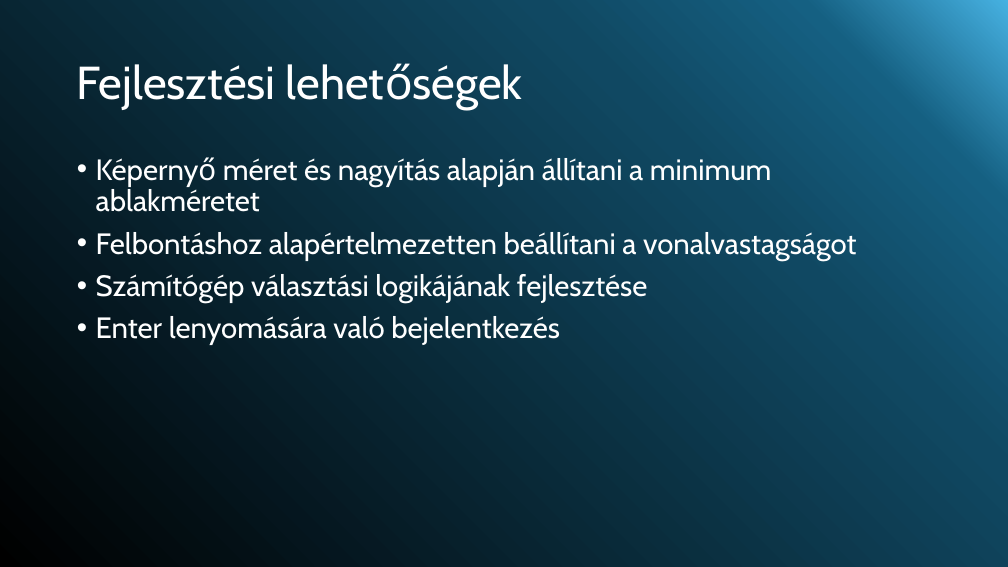
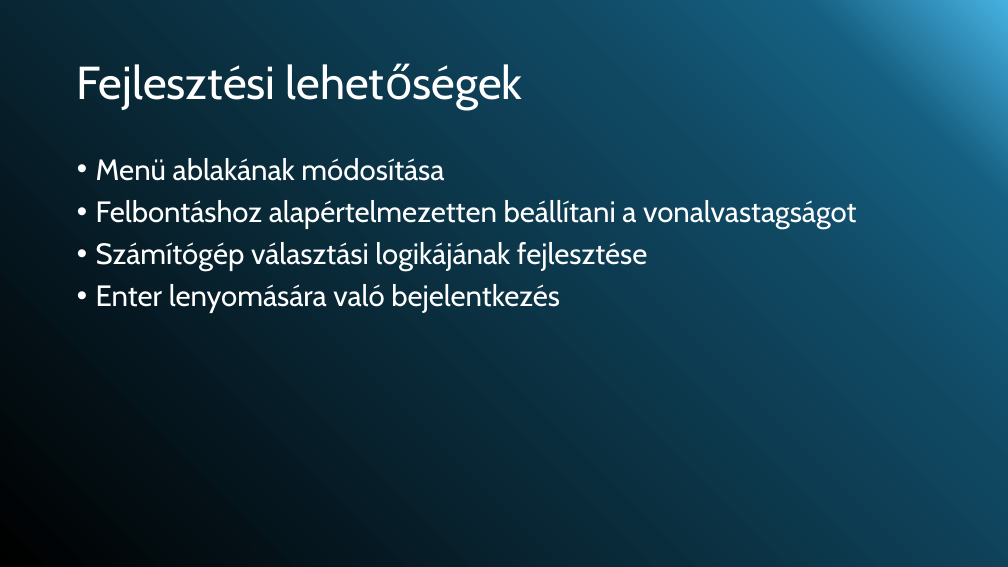
Before and after one commit to dvd2001/HaladoCSharp, a slide deck: slide 4 of HaladoC#Demo.pptx. Drawn at 1008x567 pixels with LibreOffice and Linux fonts; fonts in the diff are those of the drawing. Boxes give left, top, right and bottom in pixels: in the first picture for what was removed or moved away, otherwise in the second. Text is boxed around its words. In the diff, an @@ line names an element or a change of style, - is before the commit and + after.

Commit message:
Final touches on the ppt

```diff
--- a/HaladoC#Demo.pptx
+++ b/HaladoC#Demo.pptx
@@ text at (x1=96, y1=158, x2=444, y2=181): text changed @@
-• Képernyő méret és nagyítás alapján állítani a minimum ablakméretet
+• Menü ablakának módosítása
```
